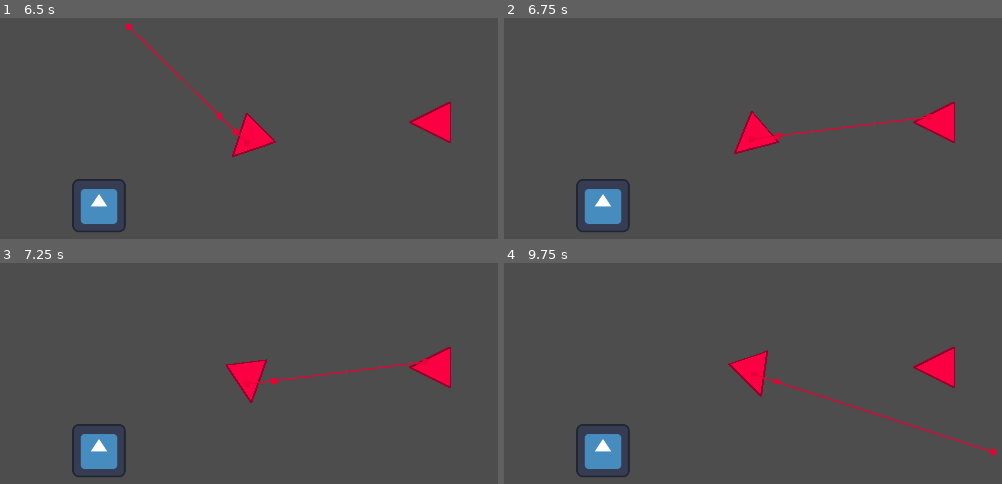
Above: before the commit, frames 1-4 (two rows, left to right).
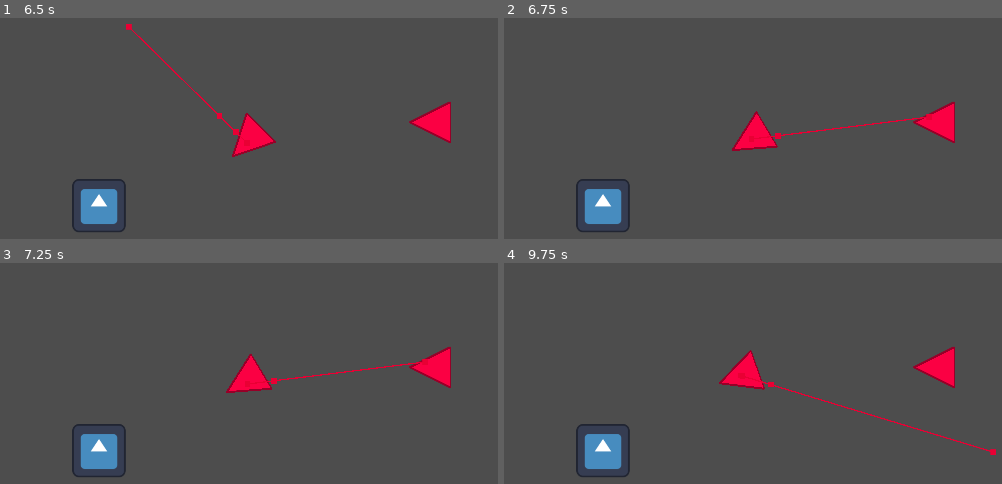
Above: after the commit, the same moments.

Repository: MendicantNinja/TheLastFleet
Game: Godot game, scene res://Scenes/GameScenes/CombatMap.tscn
Same seed, same stepped clock (60 frames per second), same inputs: the game is played once before the commit and once after it. The project has no main scene, so this scene is started directly. The engine's default icon, where the game draws it, is replaced by a stand-in: a white triangle on a blue panel in a dark square.
Inputs (mouse positions are in pixels of both pictures, inside the frame that each line leads up to):
- Up to frame 1 (6.5 s): tap Enter at 0.5, 3.5 s; click (249, 139) at 0.67 s; tap Space at 1.25 s; move the mouse to (89, 161) at 1.27 s; click (89, 161) at 1.42 s; move the mouse to (328, 40) at 2.02 s; click (328, 40) at 2.17 s; move the mouse to (209, 227) at 2.77 s; click (209, 227) at 2.92 s; move the mouse to (488, 205) at 3.52 s; click (488, 205) at 3.67 s; move the mouse to (9, 71) at 4.27 s; click (9, 71) at 4.42 s; move the mouse to (288, 139) at 5.02 s; click (288, 139) at 5.17 s; move the mouse to (129, 26) at 5.77 s; click (129, 26) at 5.92 s
- Up to frame 2 (6.75 s): move the mouse to (927, 117) at 6.52 s; click (927, 117) at 6.67 s
- Up to frame 3 (7.25 s): no input
- Up to frame 4 (9.75 s): move the mouse to (593, 406) at 7.27 s; click (593, 406) at 7.42 s; move the mouse to (832, 285) at 8.02 s; click (832, 285) at 8.17 s; move the mouse to (713, 472) at 8.77 s; click (713, 472) at 8.92 s; move the mouse to (992, 450) at 9.52 s; click (992, 450) at 9.67 s

Frame 1 is identical in both runs. In frame 2, 0.3% of the frame differs, in the area x 45-56%, y 42-62%; in frame 3, 0.7%; in frame 4, 1.3%, in the area x 43-98%, y 39-86%.

Commit message:
WIP proper avoidance scripting

Diff:
--- a/Scenes/GameScenes/CombatMap.tscn
+++ b/Scenes/GameScenes/CombatMap.tscn
@@ -61,7 +61,8 @@
 [node name="PlayerShip" type="RigidBody2D" parent="."]
 position = Vector2(960, 540)
 rotation = -1.5708
-collision_mask = 2
+collision_layer = 5
+collision_mask = 7
 input_pickable = true
 gravity_scale = 0.0
 continuous_cd = 1
@@ -99,6 +100,8 @@
 [node name="EnemyShip" type="RigidBody2D" parent="."]
 position = Vector2(1400, 500)
 rotation = 3.14159
+collision_layer = 5
+collision_mask = 7
 gravity_scale = 0.0
 contact_monitor = true
 max_contacts_reported = 10
@@ -110,16 +113,18 @@
 texture = ExtResource("1_1p2qq")
 offset = Vector2(0, -50)
 
-[node name="CollisionShape" type="CollisionShape2D" parent="EnemyShip"]
+[node name="CollisionShape2D" type="CollisionShape2D" parent="EnemyShip"]
 shape = SubResource("CircleShape2D_63ky0")
 
 [node name="NavigationAgent2D" type="NavigationAgent2D" parent="EnemyShip"]
 avoidance_enabled = true
-radius = 100.0
+radius = 70.0
 neighbor_distance = 1000.0
 time_horizon_obstacles = 1.0
 avoidance_layers = 4
 avoidance_mask = 3
 
+[node name="MeshInstance2D" type="MeshInstance2D" parent="EnemyShip"]
+
 [connection signal="input_event" from="PlayerShip" to="PlayerShip" method="_on_input_event"]
 [connection signal="velocity_computed" from="PlayerShip/ShipNavigationAgent" to="PlayerShip" method="_on_ShipNavigationAgent_velocity_computed"]
--- a/Scripts/ship.gd
+++ b/Scripts/ship.gd
@@ -5,8 +5,8 @@
 @onready var ShipNavigationAgent = $ShipNavigationAgent
 var acceleration: Vector2 = Vector2.ZERO
 var avoidance_velocity: Vector2 = Vector2.ZERO
+var target_position: Vector2 = Vector2.ZERO
 var movement_delta: float = 0.0
-var manual_control: bool = false
 var ship_select: bool = false
 
 func _ready() -> void:
@@ -16,7 +16,8 @@
 func _input(event: InputEvent) -> void:
 	if event is InputEventMouseButton:
 		if event.pressed and event.button_mask == MOUSE_BUTTON_MASK_LEFT and ship_select:
-			ShipNavigationAgent.set_target_position(event.global_position)  # move selected ship at event position
+			target_position = event.global_position
+			ShipNavigationAgent.set_target_position(target_position)  # move selected ship at event position
 		elif event.pressed and event.button_mask == MOUSE_BUTTON_MASK_RIGHT and ship_select:
 			ship_select = false # deselect ship by right clicking anywhere
 
@@ -35,22 +36,26 @@
 	if NavigationServer2D.map_get_iteration_id(ShipNavigationAgent.get_navigation_map()) == 0:
 		return
 
+	var ship_position: Vector2 = transform.get_origin()
+	var raycast_result: Dictionary = {}
 	var velocity = Vector2.ZERO
 	movement_delta = SPEED * delta
-	if not ShipNavigationAgent.is_navigation_finished():
-		var ship_position: Vector2 = transform.get_origin()
+	if target_position != Vector2.ZERO:
+		var space_state = get_world_2d().direct_space_state
+		var query = PhysicsRayQueryParameters2D.create(global_position, target_position, 3, [self])
+		raycast_result = space_state.intersect_ray(query)
+
+	if not raycast_result.is_empty() and not ShipNavigationAgent.is_navigation_finished():
+		var collider_instance: Node = instance_from_id(raycast_result["collider_id"])
+		var collider_navagent: NavigationAgent2D = collider_instance.find_child("NavigationAgent2D")
+		var collider_center: Vector2 = raycast_result["collider"].global_position
+		var navagent_radius: int = collider_navagent.radius
+
+		pass
+	elif not ShipNavigationAgent.is_navigation_finished():
 		var next_path_position: Vector2 = ShipNavigationAgent.get_next_path_position()
 		var direction_to_path: Vector2 = ship_position.direction_to(next_path_position)
 		velocity = direction_to_path * movement_delta
-
-		if avoidance_velocity != Vector2.ZERO:
-			var direction_to_repath: Vector2 = velocity.direction_to(avoidance_velocity)
-			var test_repath_x: int = direction_to_path.x - direction_to_repath.x
-			var test_repath_y: int = direction_to_path.y - direction_to_repath.y
-			if test_repath_x == 0.0:
-				velocity.x += avoidance_velocity.x
-			if test_repath_y == 0.0:
-				velocity.y += avoidance_velocity.y
 
 		var transform_look_at: Transform2D = transform.looking_at(next_path_position)
 		transform = transform.interpolate_with(transform_look_at, delta)
@@ -71,6 +76,7 @@
 	# its time-independent hence why its a one-shot
 
 func _on_ShipNavigationAgent_velocity_computed(safe_velocity):
-	avoidance_velocity = Vector2.ZERO
-	if safe_velocity != Vector2.ZERO:
-		avoidance_velocity = safe_velocity
+	pass
+	#avoidance_velocity = Vector2.ZERO
+	#if safe_velocity != Vector2.ZERO:
+		#avoidance_velocity = safe_velocity
--- a/project.godot
+++ b/project.godot
@@ -13,6 +13,11 @@
 config/name="The Last Fleet"
 config/features=PackedStringArray("4.3", "Forward Plus")
 config/icon="res://icon.svg"
+
+[debug]
+
+shapes/avoidance/agents_radius_color=Color(1, 1, 0, 0.580392)
+shapes/avoidance/obstacles_radius_color=Color(1, 0.501961, 0, 0.556863)
 
 [display]
 
